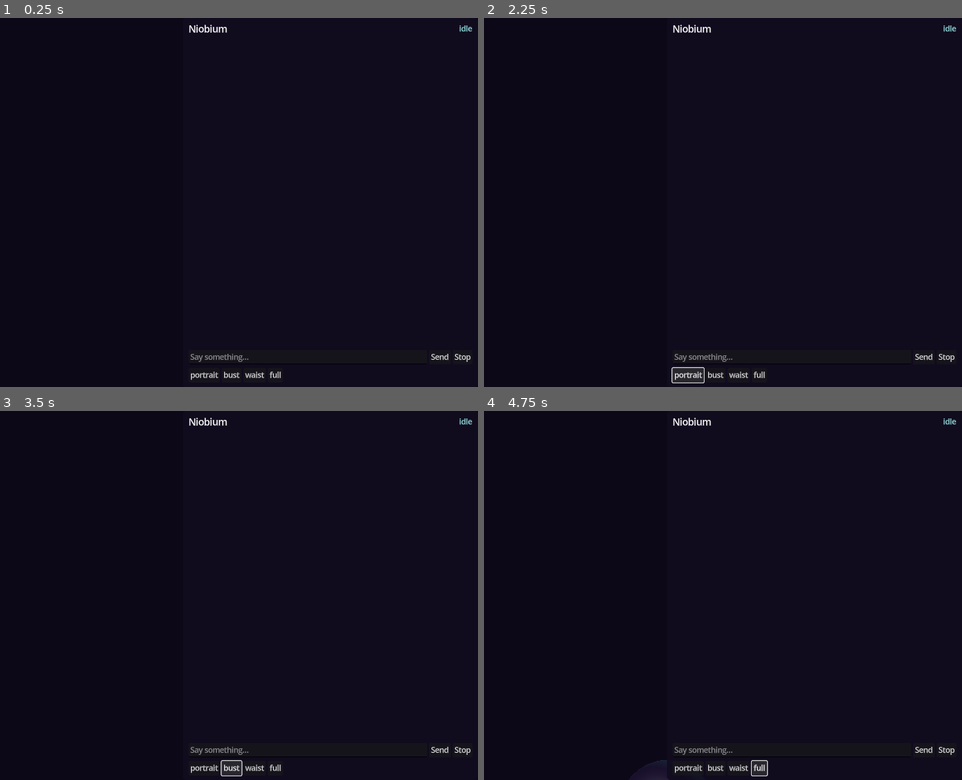
Above: before the commit, frames 1-4 (two rows, left to right).
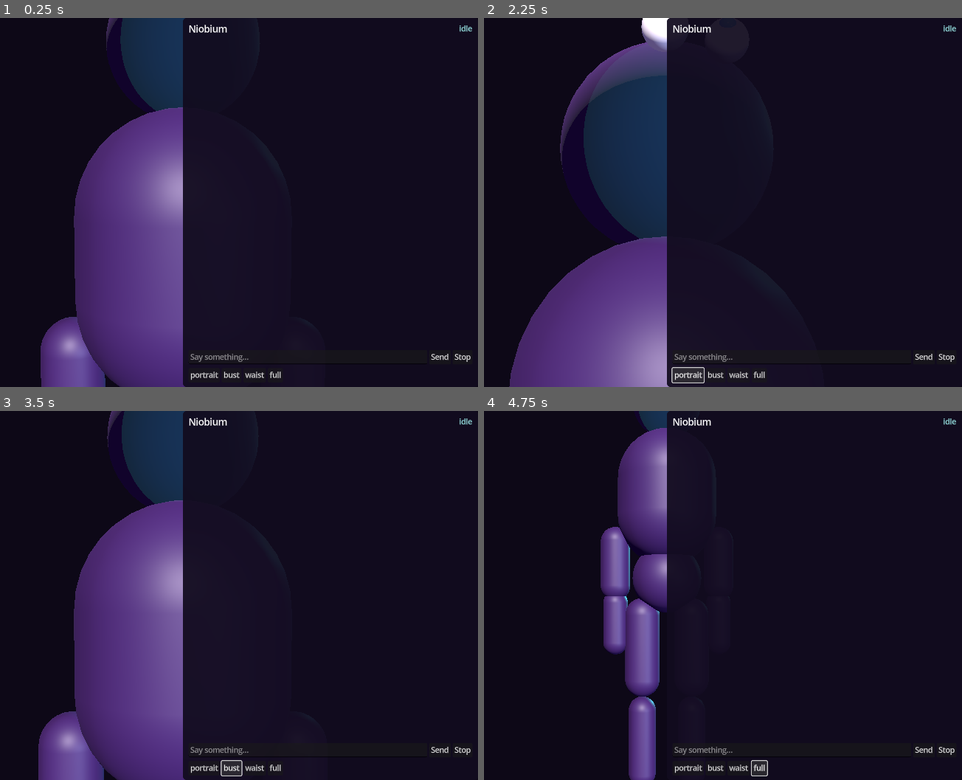
Above: after the commit, the same moments.

Repository: wckdboy/niobium-companion
Game: Godot game, scene res://scenes/main/main.tscn
The game is run twice, just before and just after one commit, with the same random seed, the same clock (stepped at 60 frames per second) and the same inputs.
Inputs:
- Up to frame 1 (0.25 s): no input
- Up to frame 2 (2.25 s): click "Send" at 0.5 s; click "Stop" at 1.25 s; click "portrait" at 2 s
- Up to frame 3 (3.5 s): click "bust" at 2.75 s
- Up to frame 4 (4.75 s): click "waist" at 3.5 s; click "full" at 4.25 s

The runs differ from the first frame. In frame 1, 20% of the frame differs, in the area x 8-39%, y 0-100%; in frame 2, 19%; in frame 3, 20%; in frame 4, 9.0%.

Commit message:
Android build + render verified; fix rig skeleton collapse
- Verify Android APK builds (Gradle/AGP/JDK17), installs, launches, and renders the
  rigged character on an x86_64 emulator (and local Vulkan)
- Fix EngineeringRig.reset_pose(): was zeroing bone poses (collapsing the skeleton to the
  origin); now resets to rest pose (skeleton.reset_bone_poses)
- Rework 3-point lighting (key/fill/rim) so the character is clearly lit
- Enable ETC2/ASTC (Android GL requirement); add x86_64 ABI for emulator testing
- exclude_filter android/* + .gdignore to stop recursive export copy + .import leaks
- Add tools/capture_frame.gd (offscreen Vulkan render capture for CI-less verification)
- Docs: build toolchain (JDK 17, SDK, Gradle/AGP pins), verified build steps, checklist update

No physical arm64 device: mic/audio/AEC still unverified.

Diff:
--- a/app/project.godot
+++ b/app/project.godot
@@ -26,6 +26,7 @@
 renderer/rendering_method.mobile="gl_compatibility"
 environment/defaults/default_clear_color=Color(0.06, 0.04, 0.10, 1)
 anti_aliasing/quality/msaa_3d=2
+textures/vram_compression/import_etc2_astc=true
 
 [audio]
 
--- a/app/scripts/companion/companion_stage.gd
+++ b/app/scripts/companion/companion_stage.gd
@@ -58,20 +58,26 @@
 	e.background_mode = Environment.BG_COLOR
 	e.background_color = Color(0.05, 0.03, 0.09)
 	e.ambient_light_source = Environment.AMBIENT_SOURCE_COLOR
-	e.ambient_light_color = Color(0.20, 0.16, 0.30)
-	e.ambient_light_energy = 1.0
+	e.ambient_light_color = Color(0.35, 0.30, 0.50)
+	e.ambient_light_energy = 1.2
 	env.environment = e
 	add_child(env)
 
 	var key := DirectionalLight3D.new()
-	key.rotation_degrees = Vector3(-40, -30, 0)
-	key.light_energy = 1.3
-	key.light_color = Color(0.85, 0.80, 1.0)
+	key.rotation_degrees = Vector3(-30, 0, 0)
+	key.light_energy = 2.5
+	key.light_color = Color(1.0, 0.95, 1.0)
 	add_child(key)
+
+	var fill := DirectionalLight3D.new()
+	fill.rotation_degrees = Vector3(0, 40, 0)
+	fill.light_energy = 1.2
+	fill.light_color = Color(0.7, 0.75, 1.0)
+	add_child(fill)
 
 	var rim := DirectionalLight3D.new()
 	rim.rotation_degrees = Vector3(-15, 150, 0)
-	rim.light_energy = 0.6
+	rim.light_energy = 1.1
 	rim.light_color = Color(0.25, 0.85, 0.9)
 	add_child(rim)
 
--- a/app/scripts/rig/engineering_rig.gd
+++ b/app/scripts/rig/engineering_rig.gd
@@ -66,11 +66,8 @@
 
 
 func reset_pose() -> void:
-	for b in _bone_index:
-		var idx: int = _bone_index[b]
-		skeleton.set_bone_pose_rotation(idx, Quaternion.IDENTITY)
-		skeleton.set_bone_pose_position(idx, Vector3.ZERO)
-		skeleton.set_bone_pose_scale(idx, Vector3.ONE)
+	# Reset every bone's pose to its rest pose (identity pose would collapse the skeleton).
+	skeleton.reset_bone_poses()
 
 
 func _build_skeleton() -> void:
@@ -110,7 +107,7 @@
 
 
 func _build_body() -> void:
-	var mat_body := _material(Color(0.09, 0.05, 0.14), 0.55)
+	var mat_body := _material(Color(0.20, 0.10, 0.30), 0.55)
 	# Torso (capsule spanning spine/chest).
 	_attach_capsule("Chest", Vector3(0, -0.05, 0), 0.20, 0.55, mat_body)
 	# Pelvis.
@@ -131,7 +128,7 @@
 	head_mesh = MeshInstance3D.new()
 	head_mesh.set_name("Head")
 	head_mesh.mesh = _build_head_mesh(0.14)
-	head_mesh.material_override = _material(Color(0.12, 0.07, 0.18), 0.5)
+	head_mesh.material_override = _material(Color(0.24, 0.14, 0.34), 0.5)
 	var attach := _attach_node("Head", head_mesh, Transform3D(Basis.IDENTITY, Vector3(0, 0, 0)))
 
 
--- /dev/null
+++ b/app/tools/capture_frame.gd
@@ -0,0 +1,20 @@
+extends SceneTree
+## Temporary diagnostic: load the main scene, render ~20 frames, capture the viewport to PNG.
+## Run WITHOUT --headless: godot --path app --script res://tools/capture_frame.gd
+
+var _frame_count := 0
+
+
+func _initialize() -> void:
+	var scene = load("res://scenes/main/main.tscn").instantiate()
+	root.add_child(scene)
+	process_frame.connect(_on_frame)
+
+
+func _on_frame() -> void:
+	_frame_count += 1
+	if _frame_count >= 24:
+		var img := root.get_texture().get_image()
+		var err := img.save_png("user://capture.png")
+		print("CAPTURED frames=", _frame_count, " err=", err, " size=", img.get_size())
+		quit(0)
Not shown, added: app/android/.gdignore
Not shown, changed: app/export_presets.cfg
Not shown, added: app/tools/capture_frame.gd.uid
Not shown, changed: .gitignore
Not shown, added: app/android/.build_version
Not shown, changed: docs/ARCHITECTURE.md
Not shown, changed: docs/CHECKLIST.md
Not shown, changed: docs/DEPENDENCIES.md
Not shown, changed: docs/EXPORTING.md
Not shown, changed: native/android/README.md
